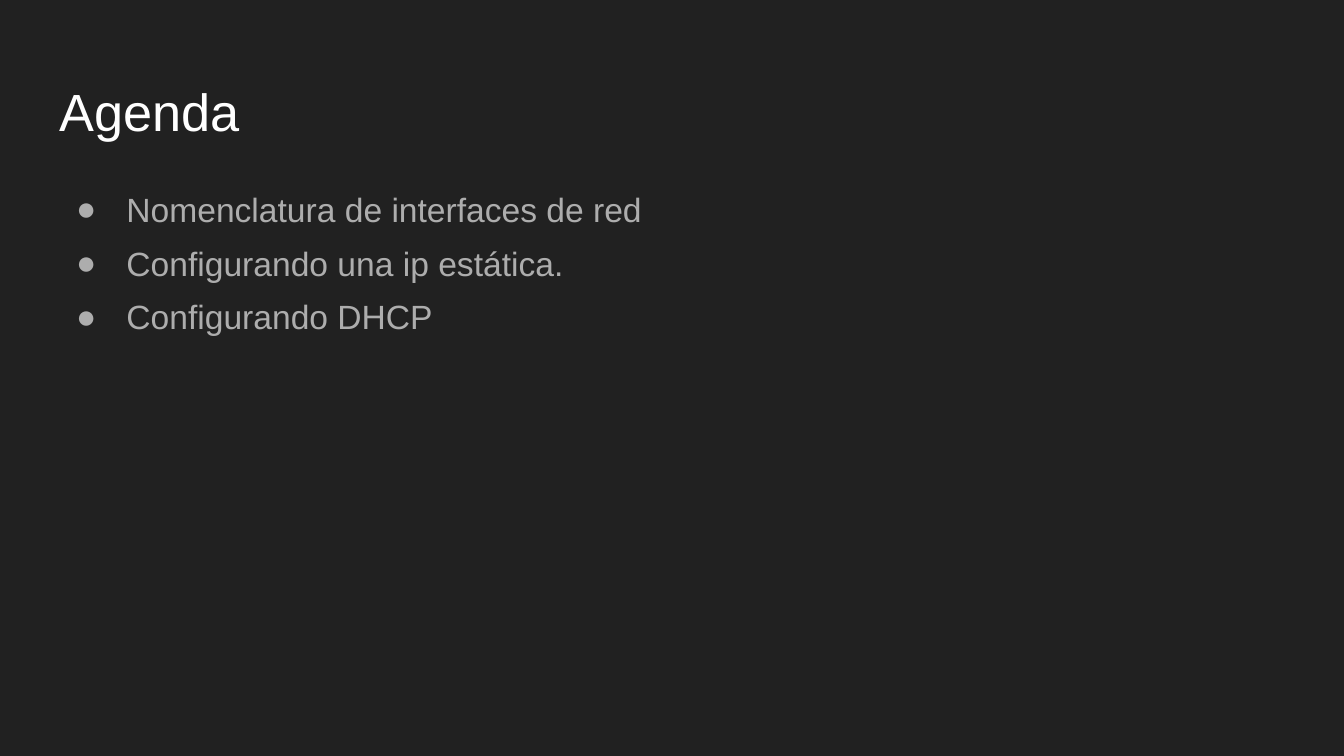
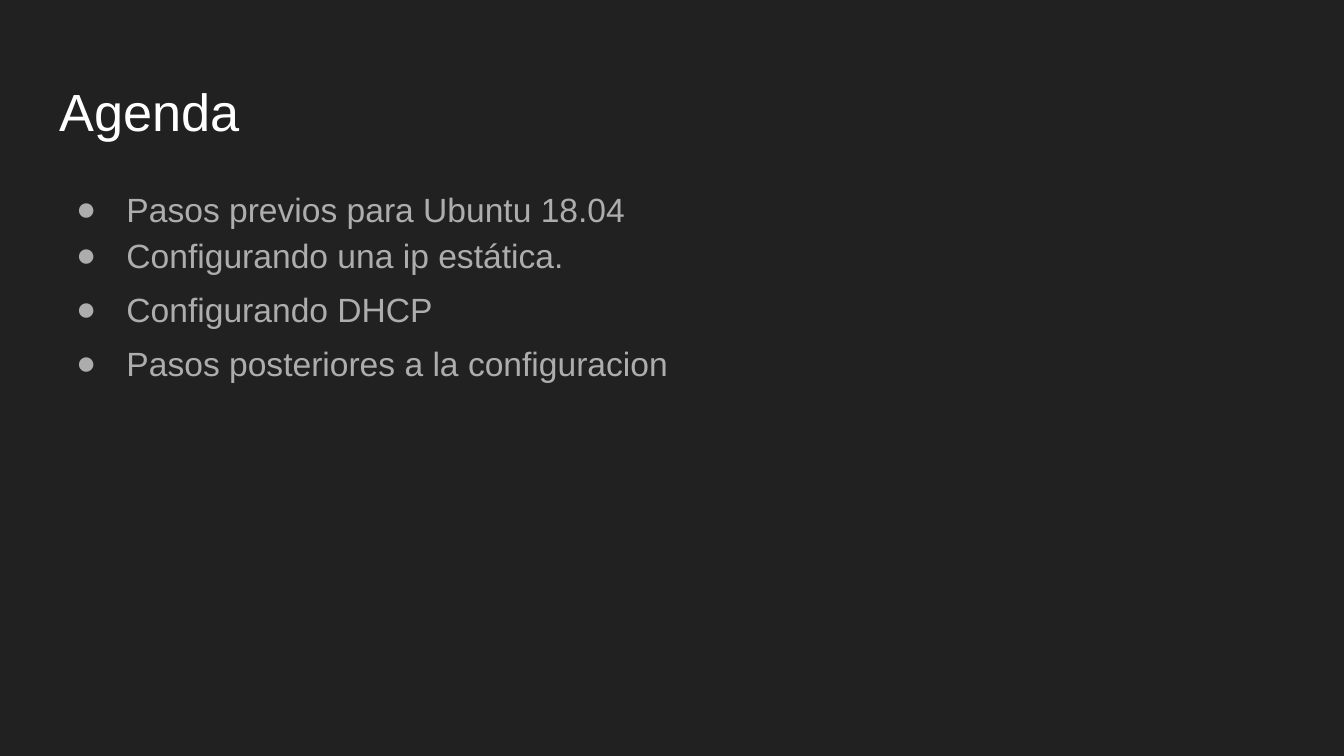
Before and after one commit to tabris2015/LNX101_102, a slide deck: slide 12 of slides/Sesion9.odp. Drawn at 1344x756 pixels with LibreOffice and Linux fonts; fonts in the diff are those of the drawing. Boxes give left, top, right and bottom in pixels: in the first picture for what was removed or moved away, otherwise in the second. Text is boxed around its words. In the diff, an @@ line names an element or a change of style, - is before the commit and + after.

```diff
--- a/slides/Sesion9.odp
+++ b/slides/Sesion9.odp
@@ text at [126, 197, 625, 228]: text changed @@
-● Nomenclatura de interfaces de red
+● Pasos previos para Ubuntu 18.04
@@ text at [126, 243, 563, 274]: line spacing 1 to 1.15; less space between paragraphs @@
@@ text at [126, 351, 668, 382]: paragraph added @@
+● Pasos posteriores a la configuracion
```
Also in this commit, not shown: 2 other slides changed, 3 slides added, 2 slides removed, 4 other files.
